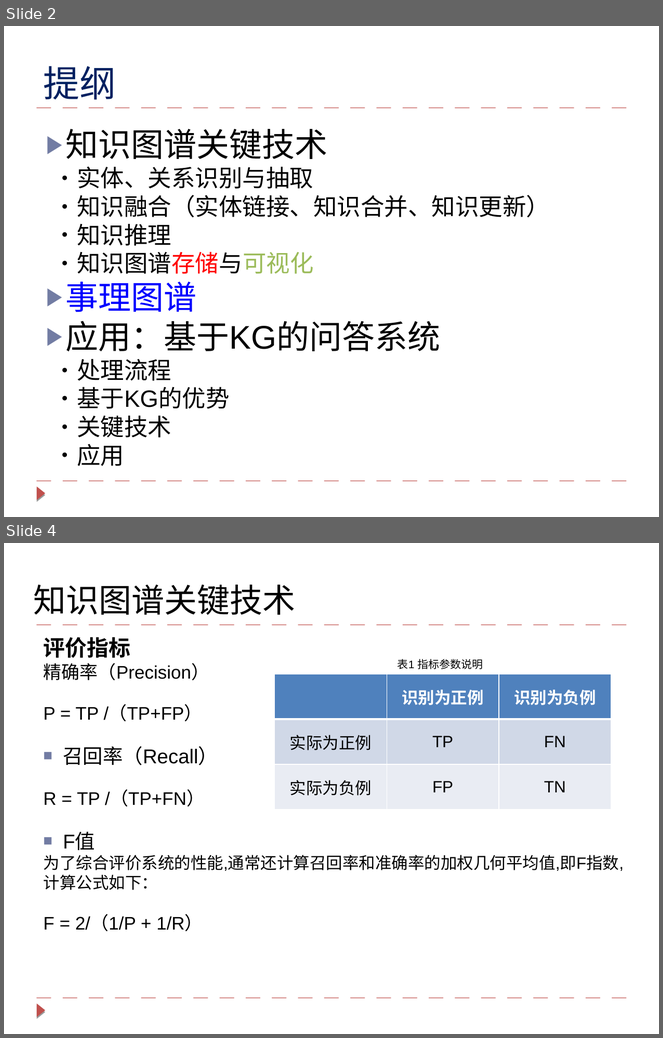
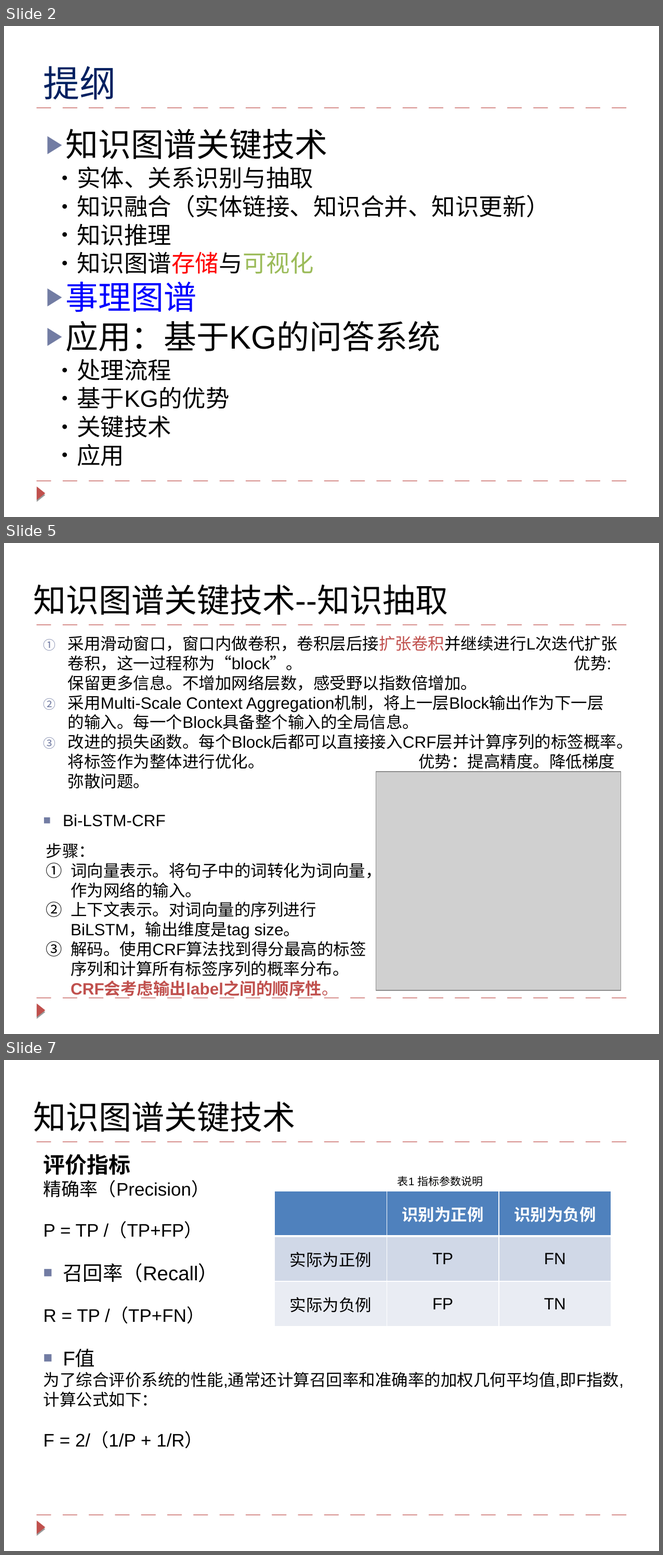
Before and after one commit to lihanghang/NLP-Knowledge-Graph, a slide deck: my summary/知识图谱技术与对话系统的应用.pptx. Shown one above the other, each under a label of ours: slides 2 and 4 before the commit, slides 2, 5 and 7 after it; the slides between them are not shown. The pictures are 663x1038 and 663x1555 pixels, drawn with LibreOffice and Linux fonts; fonts in the diff are those of the drawing; grey boxes stand for pictures. Boxes give left, top, right and bottom in pixels: in the first picture for what was removed or moved away, otherwise in the second. Text is boxed around its words. In the diff, an @@ line names an element or a change of style, - is before the commit and + after.

```diff
--- a/my summary/知识图谱技术与对话系统的应用.pptx
+++ b/my summary/知识图谱技术与对话系统的应用.pptx
@@ slide 5 added at (4, 543, 659, 1034), background #FFFFFF; not listed: 3 template elements that a slide beside it also shows @@
@@ text added at (34, 585, 449, 615), 36 pt, text #000000 @@
+知识图谱关键技术--知识抽取
@@ text added at (63, 636, 633, 827), 18 pt, text #000000 @@
+1. 采用滑动窗口，窗口内做卷积，卷积层后接扩张卷积并继续进行L次迭代扩张卷积，这一过程称为“block”。 优势:保留更多信息。不增加网络层数，感受野以指数倍增加。
+2. 采用Multi-Scale Context Aggregation机制，将上一层Block输出作为下一层的输入。每一个Block具备整个输入的全局信息。
+3. 改进的损失函数。每个Block后都可以直接接入CRF层并计算序列的标签概率。将标签作为整体进行优化。 优势：提高精度。降低梯度弥散问题。
+■ Bi-LSTM-CRF
@@ picture added at (376, 772, 621, 991) @@
@@ text added at (46, 843, 382, 996), 18 pt, text #000000 @@
+步骤：
+1. 词向量表示。将句子中的词转化为词向量，作为网络的输入。
+2. 上下文表示。对词向量的序列进行BiLSTM，输出维度是tag size。
+3. 解码。使用CRF算法找到得分最高的标签序列和计算所有标签序列的概率分布。CRF会考虑输出label之间的顺序性。
@@ what was slide 4 is now slide 7 @@
```
Also in this commit, not shown: 3 slides changed, 2 other slides added, 29 other files.
